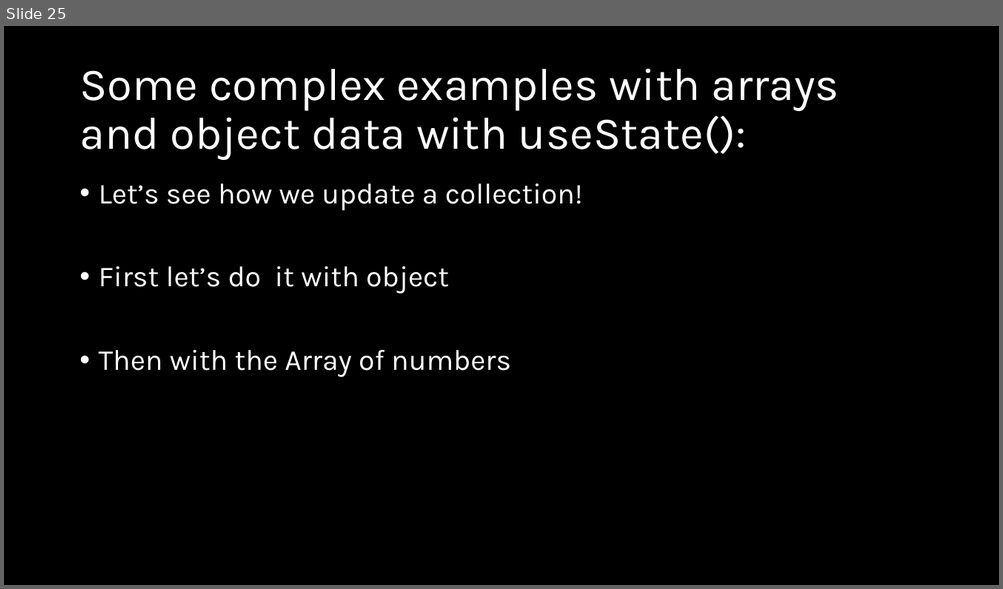
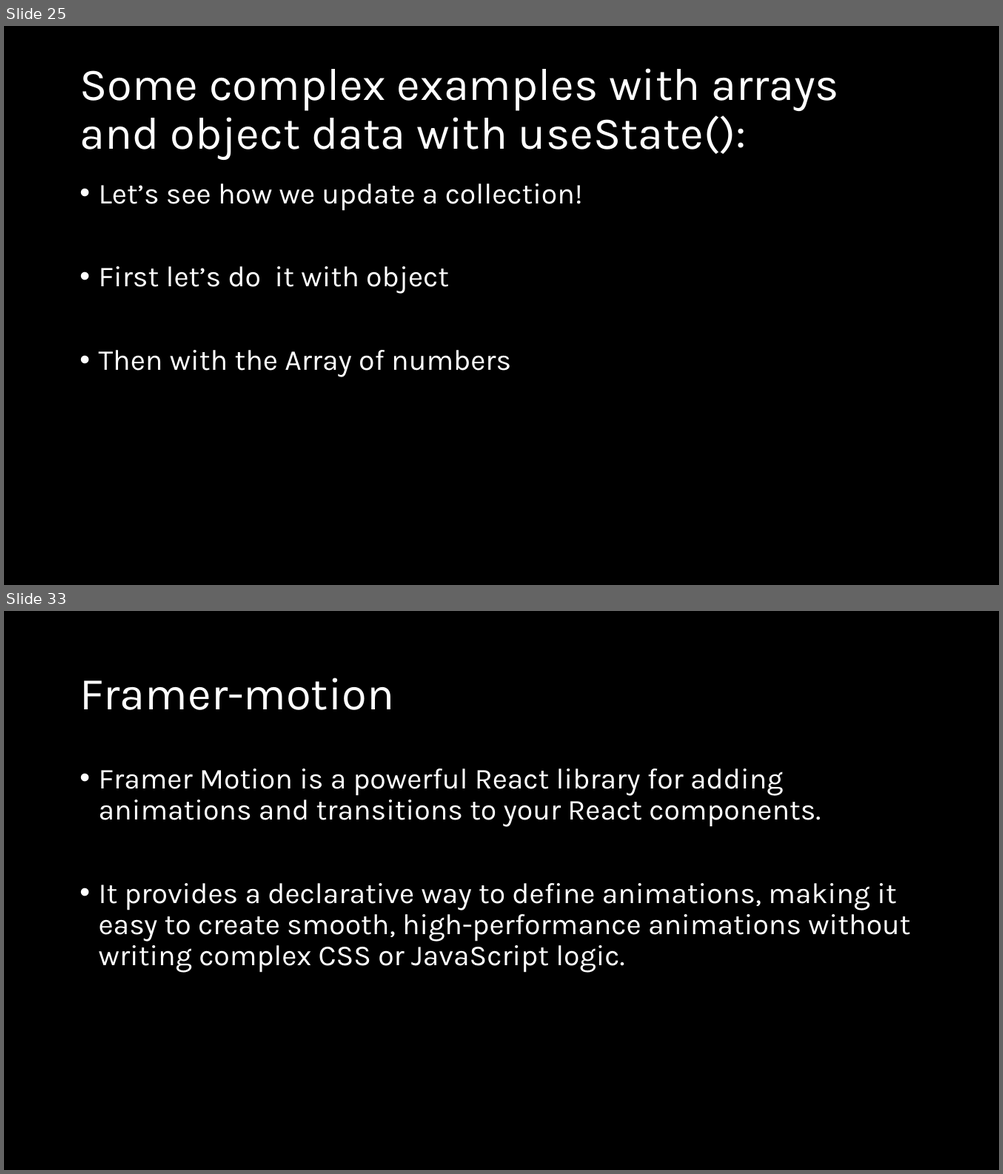
Before and after one commit to natiquekeyin/fall2024, a slide deck: JavaScript/Week10/Week10.pptx. Shown one above the other, each under a label of ours: slide 25 before the commit, slides 25 and 33 after it; the slides between them are not shown. The pictures are 1003x589 and 1003x1174 pixels, drawn with LibreOffice and Linux fonts; fonts in the diff are those of the drawing. Boxes give left, top, right and bottom in pixels: in the first picture for what was removed or moved away, otherwise in the second. Text is boxed around its words. In the diff, an @@ line names an element or a change of style, - is before the commit and + after.

```diff
--- a/JavaScript/Week10/Week10.pptx
+++ b/JavaScript/Week10/Week10.pptx
@@ slide 33 added at [4, 611, 999, 1170], background #000000 @@
@@ title added at [79, 678, 394, 710], 44 pt, text #FFFFFF @@
+Framer-motion
@@ text added at [99, 769, 910, 973], 28 pt, text #FFFFFF @@
+• Framer Motion is a powerful React library for adding animations and transitions to your React components.
+• It provides a declarative way to define animations, making it easy to create smooth, high-performance animations without writing complex CSS or JavaScript logic.
```
Also in this commit, not shown: 9 other slides added, 4 other files.
